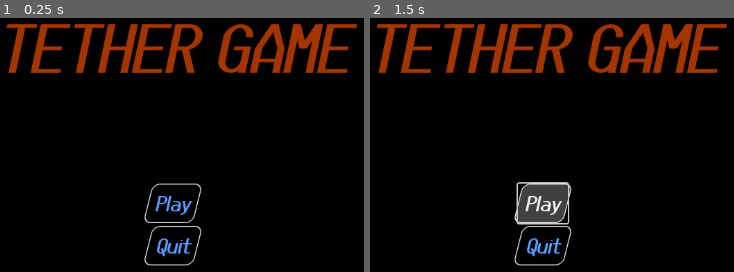
Above: before the commit, frames 1-2 (left to right).
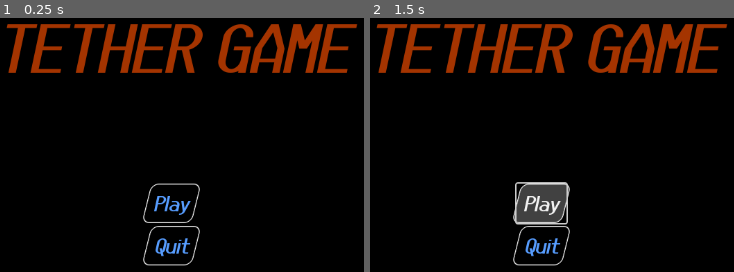
Above: after the commit, the same moments.

Repository: Kestrel280/tethergame
Game: Godot game, scene res://main.tscn
The game is run twice, just before and just after one commit, with the same random seed, the same clock (stepped at 60 frames per second) and the same inputs.
Inputs:
- Up to frame 1 (0.25 s): no input
- Up to frame 2 (1.5 s): click "Play" at 0.5 s; click "Play" at 1.25 s

The runs differ from the first frame. In frame 1, 1.3% of the frame differs, in the area x 39-56%, y 64-98%; in frame 2, 1.4%.

Commit message:
Add Message Bus singleton, add closegame signal, prepare for changelevel handling

Diff:
--- /dev/null
+++ b/autoload/message_bus.gd
@@ -0,0 +1,9 @@
+extends Node
+
+
+# Something is trying to change the level.
+signal change_level_requested(map_name : String);
+
+
+# Player attempting to close the game.
+signal player_requested_quit();
--- /dev/null
+++ b/main.gd
@@ -0,0 +1,15 @@
+extends Node
+
+
+func _ready() -> void:
+	# Connect signals
+	MessageBus.change_level_requested.connect(change_level);
+	MessageBus.player_requested_quit.connect(close_game);
+
+
+func change_level(map_name : String):
+	print(map_name);
+
+
+func close_game():
+	get_tree().quit();
--- a/main.tscn
+++ b/main.tscn
@@ -1,7 +1,9 @@
-[gd_scene load_steps=2 format=3 uid="uid://b2qka215r7qmw"]
+[gd_scene load_steps=3 format=3 uid="uid://b2qka215r7qmw"]
 
-[ext_resource type="PackedScene" uid="uid://bafvmi2dg38db" path="res://maps/mainmenu/MainMenu.tscn" id="1_ig7tw"]
+[ext_resource type="Script" uid="uid://pm4m2rgx1dxu" path="res://main.gd" id="1_0xm2m"]
+[ext_resource type="PackedScene" uid="uid://bafvmi2dg38db" path="res://maps/mainmenu/Main_Menu.tscn" id="1_ig7tw"]
 
 [node name="Main" type="Node"]
+script = ExtResource("1_0xm2m")
 
-[node name="MainMenu" parent="." instance=ExtResource("1_ig7tw")]
+[node name="Main_Menu" parent="." instance=ExtResource("1_ig7tw")]
--- a/maps/mainmenu/MainMenu.tscn
+++ /dev/null
@@ -1,71 +0,0 @@
-[gd_scene load_steps=3 format=3 uid="uid://bafvmi2dg38db"]
-
-[ext_resource type="Theme" uid="uid://2v8ny3qxt58g" path="res://maps/mainmenu/logo_theme.tres" id="1_n4bl2"]
-[ext_resource type="Theme" uid="uid://cp7oojxyjnbs7" path="res://maps/mainmenu/buttons_theme.tres" id="2_pmqs8"]
-
-[node name="MainMenu" type="Node"]
-
-[node name="Ui" type="Control" parent="."]
-layout_mode = 3
-anchors_preset = 15
-anchor_right = 1.0
-anchor_bottom = 1.0
-grow_horizontal = 2
-grow_vertical = 2
-
-[node name="Background" type="ColorRect" parent="Ui"]
-layout_mode = 1
-anchors_preset = 15
-anchor_right = 1.0
-anchor_bottom = 1.0
-grow_horizontal = 2
-grow_vertical = 2
-color = Color(0, 0, 0, 1)
-
-[node name="LogoContainer" type="Control" parent="Ui"]
-layout_mode = 1
-anchors_preset = 5
-anchor_left = 0.5
-anchor_right = 0.5
-offset_left = -20.0
-offset_right = 20.0
-offset_bottom = 40.0
-grow_horizontal = 2
-theme = ExtResource("1_n4bl2")
-
-[node name="Label" type="Label" parent="Ui/LogoContainer"]
-layout_mode = 1
-anchors_preset = 5
-anchor_left = 0.5
-anchor_right = 0.5
-offset_left = -338.5
-offset_right = 338.5
-offset_bottom = 137.0
-grow_horizontal = 2
-text = "TETHER GAME"
-horizontal_alignment = 1
-vertical_alignment = 1
-
-[node name="ButtonsContainer" type="VBoxContainer" parent="Ui"]
-layout_mode = 1
-anchors_preset = 8
-anchor_left = 0.5
-anchor_top = 0.5
-anchor_right = 0.5
-anchor_bottom = 0.5
-offset_left = -20.0
-offset_top = -20.0
-offset_right = 24.0
-offset_bottom = 20.0
-grow_horizontal = 2
-grow_vertical = 2
-theme = ExtResource("2_pmqs8")
-alignment = 1
-
-[node name="Play" type="Button" parent="Ui/ButtonsContainer"]
-layout_mode = 2
-text = "Play"
-
-[node name="Quit" type="Button" parent="Ui/ButtonsContainer"]
-layout_mode = 2
-text = "Quit"
--- /dev/null
+++ b/maps/mainmenu/Main_Menu.tscn
@@ -0,0 +1,79 @@
+[gd_scene load_steps=4 format=3 uid="uid://bafvmi2dg38db"]
+
+[ext_resource type="Script" uid="uid://ej3bxyssnqma" path="res://maps/mainmenu/main_menu.gd" id="1_mwchs"]
+[ext_resource type="Theme" uid="uid://2v8ny3qxt58g" path="res://maps/mainmenu/themes/logo_theme.tres" id="1_n4bl2"]
+[ext_resource type="Theme" uid="uid://cp7oojxyjnbs7" path="res://maps/mainmenu/themes/buttons_theme.tres" id="2_pmqs8"]
+
+[node name="Main_Menu" type="Node"]
+script = ExtResource("1_mwchs")
+
+[node name="Ui" type="Control" parent="."]
+layout_mode = 3
+anchors_preset = 15
+anchor_right = 1.0
+anchor_bottom = 1.0
+grow_horizontal = 2
+grow_vertical = 2
+
+[node name="Background" type="ColorRect" parent="Ui"]
+layout_mode = 1
+anchors_preset = 15
+anchor_right = 1.0
+anchor_bottom = 1.0
+grow_horizontal = 2
+grow_vertical = 2
+color = Color(0, 0, 0, 1)
+
+[node name="Logo_Container" type="Control" parent="Ui"]
+layout_mode = 1
+anchors_preset = 5
+anchor_left = 0.5
+anchor_right = 0.5
+offset_left = -20.0
+offset_right = 20.0
+offset_bottom = 40.0
+grow_horizontal = 2
+theme = ExtResource("1_n4bl2")
+
+[node name="Label" type="Label" parent="Ui/Logo_Container"]
+layout_mode = 1
+anchors_preset = 5
+anchor_left = 0.5
+anchor_right = 0.5
+offset_left = -338.5
+offset_right = 338.5
+offset_bottom = 137.0
+grow_horizontal = 2
+text = "TETHER GAME"
+horizontal_alignment = 1
+vertical_alignment = 1
+
+[node name="Buttons_Hierarchy" type="HBoxContainer" parent="Ui"]
+layout_mode = 1
+anchors_preset = 8
+anchor_left = 0.5
+anchor_top = 0.5
+anchor_right = 0.5
+anchor_bottom = 0.5
+offset_left = -36.0
+offset_top = -59.0
+offset_right = 36.0
+offset_bottom = 59.0
+grow_horizontal = 2
+grow_vertical = 2
+
+[node name="Buttons_Level1" type="VBoxContainer" parent="Ui/Buttons_Hierarchy"]
+layout_mode = 2
+theme = ExtResource("2_pmqs8")
+alignment = 1
+
+[node name="Play" type="Button" parent="Ui/Buttons_Hierarchy/Buttons_Level1"]
+layout_mode = 2
+text = "Play"
+
+[node name="Quit" type="Button" parent="Ui/Buttons_Hierarchy/Buttons_Level1"]
+layout_mode = 2
+text = "Quit"
+
+[connection signal="pressed" from="Ui/Buttons_Hierarchy/Buttons_Level1/Play" to="." method="_on_play_pressed"]
+[connection signal="pressed" from="Ui/Buttons_Hierarchy/Buttons_Level1/Quit" to="." method="_on_quit_pressed"]
--- /dev/null
+++ b/maps/mainmenu/main_menu.gd
@@ -0,0 +1,19 @@
+extends Node
+
+
+# Called when the node enters the scene tree for the first time.
+func _ready() -> void:
+	pass # Replace with function body.
+
+
+# Called every frame. 'delta' is the elapsed time since the previous frame.
+func _process(delta: float) -> void:
+	pass
+
+
+func _on_play_pressed() -> void:
+	MessageBus.change_level_requested.emit("testlevel1");
+
+
+func _on_quit_pressed() -> void:
+	MessageBus.player_requested_quit.emit();
--- a/maps/mainmenu/buttons_theme.tres
+++ b/maps/mainmenu/themes/buttons_theme.tres
@@ -1,6 +1,6 @@
 [gd_resource type="Theme" load_steps=5 format=3 uid="uid://cp7oojxyjnbs7"]
 
-[ext_resource type="FontFile" uid="uid://basd7o274qy5k" path="res://maps/mainmenu/JupiteroidBoldItalic.ttf" id="1_n8h7b"]
+[ext_resource type="FontFile" uid="uid://basd7o274qy5k" path="res://maps/mainmenu/themes/JupiteroidBoldItalic.ttf" id="1_n8h7b"]
 
 [sub_resource type="StyleBoxFlat" id="StyleBoxFlat_n8h7b"]
 content_margin_left = 10.0
--- a/maps/mainmenu/logo_theme.tres
+++ b/maps/mainmenu/themes/logo_theme.tres
@@ -1,6 +1,6 @@
 [gd_resource type="Theme" load_steps=2 format=3 uid="uid://2v8ny3qxt58g"]
 
-[ext_resource type="FontFile" uid="uid://basd7o274qy5k" path="res://maps/mainmenu/JupiteroidBoldItalic.ttf" id="1_hy1h4"]
+[ext_resource type="FontFile" uid="uid://basd7o274qy5k" path="res://maps/mainmenu/themes/JupiteroidBoldItalic.ttf" id="1_hy1h4"]
 
 [resource]
 Label/colors/font_color = Color(0.641073, 0.204389, 9.62615e-08, 1)
--- a/project.godot
+++ b/project.godot
@@ -13,3 +13,7 @@
 config/name="TetherGame"
 run/main_scene="uid://b2qka215r7qmw"
 config/features=PackedStringArray("4.4", "Forward Plus")
+
+[autoload]
+
+MessageBus="*res://autoload/message_bus.gd"
Not shown, added: autoload/message_bus.gd.uid
Not shown, added: main.gd.uid
Not shown, added: maps/mainmenu/main_menu.gd.uid
Renamed: maps/mainmenu/JupiteroidBoldItalic.ttf -> maps/mainmenu/themes/JupiteroidBoldItalic.ttf
Not shown, changed: maps/mainmenu/themes/JupiteroidBoldItalic.ttf.import
